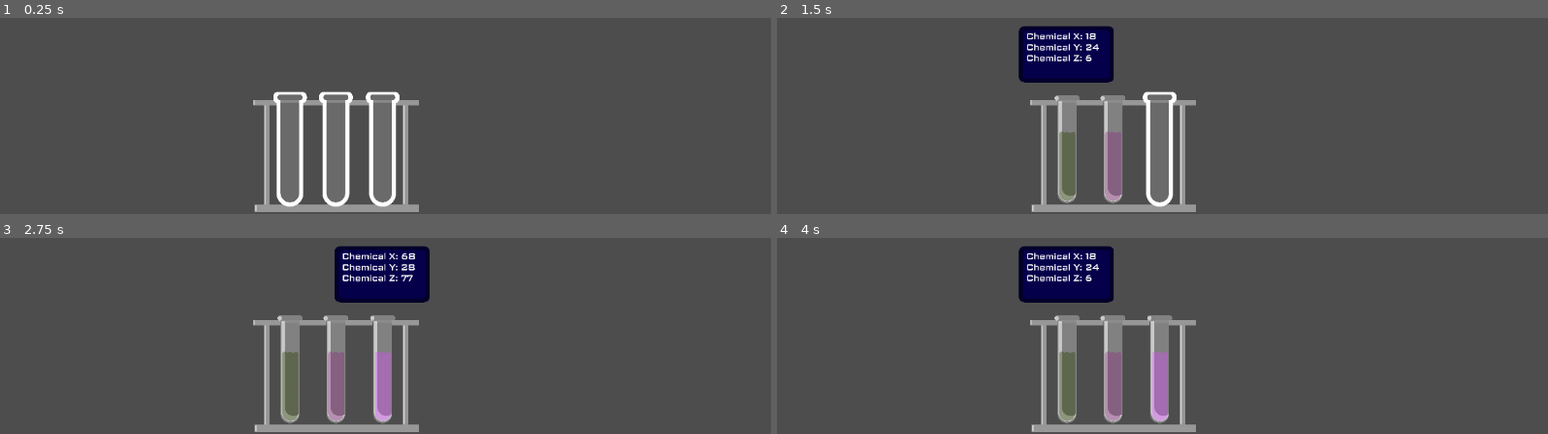
Above: before the commit, frames 1-4 (two rows, left to right).
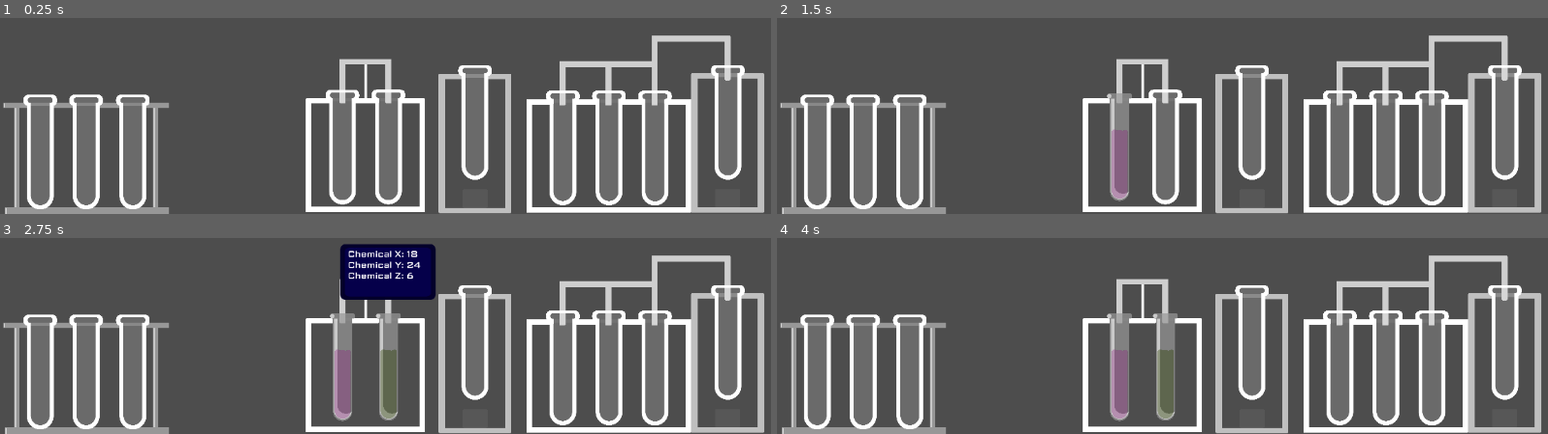
Above: after the commit, the same moments.

Repository: DevEhanTariq/godot-wild-jam-94
Game: Godot game, scene res://MainScenes/Workshop.tscn
The game is run twice, just before and just after one commit, with the same random seed, the same clock (stepped at 60 frames per second) and the same inputs.
Inputs (mouse positions are in pixels of both pictures, inside the frame that each line leads up to):
- Up to frame 1 (0.25 s): no input
- Up to frame 2 (1.5 s): click (1116, 149) at 0.52 s; click (1069, 149) at 1.27 s
- Up to frame 3 (2.75 s): click (385, 369) at 2.02 s
- Up to frame 4 (4 s): tap Enter at 2.75 s; move the mouse to (1116, 369) at 2.77 s; tap Space at 3.5 s; move the mouse to (1069, 369) at 3.52 s

The runs differ from the first frame. In frame 1, 33% of the frame differs, in the area x 0-100%, y 8-100%; in frame 2, 35%, in the area x 0-100%, y 3-100%; in frame 3, 33%; in frame 4, 35%.

Commit message:
Feat: You can now place Test Tubes into machines
- You can now place Test Tubes into machines

Diff:
--- a/ExtraScenes/Distiller.tscn
+++ b/ExtraScenes/Distiller.tscn
@@ -1,10 +1,25 @@
 [gd_scene format=3 uid="uid://wbep5vjrcadx"]
 
 [ext_resource type="Texture2D" uid="uid://bxt06p3i1sw6y" path="res://Assets/Art/Machines.png" id="1_a3enr"]
+[ext_resource type="Script" uid="uid://c743u2d1ddk41" path="res://ExtraScenes/distiller.gd" id="1_ub5mt"]
+[ext_resource type="PackedScene" uid="uid://v8hk2y0ur540" path="res://ExtraScenes/TestTubeOutline.tscn" id="2_7wtvf"]
 
 [node name="Distiller" type="Node2D" unique_id=5187908]
+script = ExtResource("1_ub5mt")
 
 [node name="Sprite2D" type="Sprite2D" parent="." unique_id=969297244]
 texture = ExtResource("1_a3enr")
 region_enabled = true
 region_rect = Rect2(1423, 0, 1764, 1320)
+
+[node name="TestTubeOutline" parent="." unique_id=398721132 instance=ExtResource("2_7wtvf")]
+position = Vector2(613, -15)
+
+[node name="TestTubeOutline2" parent="." unique_id=1967100351 instance=ExtResource("2_7wtvf")]
+position = Vector2(-269, 176)
+
+[node name="TestTubeOutline3" parent="." unique_id=2133590383 instance=ExtResource("2_7wtvf")]
+position = Vector2(-612, 176)
+
+[node name="TestTubeOutline4" parent="." unique_id=728456353 instance=ExtResource("2_7wtvf")]
+position = Vector2(72, 178)
--- a/ExtraScenes/Evaporator.tscn
+++ b/ExtraScenes/Evaporator.tscn
@@ -1,10 +1,16 @@
 [gd_scene format=3 uid="uid://dh7i3arh7e1sg"]
 
-[ext_resource type="Texture2D" uid="uid://bxt06p3i1sw6y" path="res://Assets/Art/Machines.png" id="1_s8fpb"]
+[ext_resource type="Script" uid="uid://cyo5jjtqy4kqr" path="res://ExtraScenes/evaporator.gd" id="1_0ac2k"]
+[ext_resource type="Texture2D" uid="uid://bxt06p3i1sw6y" path="res://Assets/Art/Machines.png" id="1_4xkhs"]
+[ext_resource type="PackedScene" uid="uid://v8hk2y0ur540" path="res://ExtraScenes/TestTubeOutline.tscn" id="2_0ac2k"]
 
 [node name="Evaporator" type="Node2D" unique_id=986601852]
+script = ExtResource("1_0ac2k")
 
 [node name="Sprite2D" type="Sprite2D" parent="." unique_id=547874656]
-texture = ExtResource("1_s8fpb")
+texture = ExtResource("1_4xkhs")
 region_enabled = true
 region_rect = Rect2(0, 0, 541, 1320)
+
+[node name="TestTubeOutline" parent="." unique_id=398721132 instance=ExtResource("2_0ac2k")]
+position = Vector2(0, -16)
--- a/ExtraScenes/Mixer.tscn
+++ b/ExtraScenes/Mixer.tscn
@@ -1,10 +1,19 @@
 [gd_scene format=3 uid="uid://c2pjwtub2fw8e"]
 
 [ext_resource type="Texture2D" uid="uid://bxt06p3i1sw6y" path="res://Assets/Art/Machines.png" id="1_xlg7d"]
+[ext_resource type="Script" uid="uid://eb6q8vntplql" path="res://ExtraScenes/mixer.gd" id="1_ydt57"]
+[ext_resource type="PackedScene" uid="uid://v8hk2y0ur540" path="res://ExtraScenes/TestTubeOutline.tscn" id="2_al4wj"]
 
 [node name="Mixer" type="Node2D" unique_id=980892426]
+script = ExtResource("1_ydt57")
 
 [node name="Sprite2D" type="Sprite2D" parent="." unique_id=1928426679]
 texture = ExtResource("1_xlg7d")
 region_enabled = true
 region_rect = Rect2(541, 0, 882, 1320)
+
+[node name="TestTubeOutline" parent="." unique_id=398721132 instance=ExtResource("2_al4wj")]
+position = Vector2(-170, 178)
+
+[node name="TestTubeOutline2" parent="." unique_id=11338475 instance=ExtResource("2_al4wj")]
+position = Vector2(171, 177)
--- /dev/null
+++ b/ExtraScenes/distiller.gd
@@ -0,0 +1,12 @@
+extends Node2D
+
+var TestTubes = []
+
+# Called when the node enters the scene tree for the first time.
+func _ready() -> void:
+	pass # Replace with function body.
+
+
+# Called every frame. 'delta' is the elapsed time since the previous frame.
+func _process(delta: float) -> void:
+	pass
--- /dev/null
+++ b/ExtraScenes/evaporator.gd
@@ -0,0 +1,12 @@
+extends Node2D
+
+var TestTubes = []
+
+# Called when the node enters the scene tree for the first time.
+func _ready() -> void:
+	pass # Replace with function body.
+
+
+# Called every frame. 'delta' is the elapsed time since the previous frame.
+func _process(delta: float) -> void:
+	pass
--- /dev/null
+++ b/ExtraScenes/mixer.gd
@@ -0,0 +1,12 @@
+extends Node2D
+
+var TestTubes = []
+
+# Called when the node enters the scene tree for the first time.
+func _ready() -> void:
+	pass # Replace with function body.
+
+
+# Called every frame. 'delta' is the elapsed time since the previous frame.
+func _process(delta: float) -> void:
+	pass
--- a/ExtraScenes/test_tube_outline.gd
+++ b/ExtraScenes/test_tube_outline.gd
@@ -11,17 +11,18 @@
 
 
 func _on_button_pressed() -> void:
-	var Outline = $Button
-	var TestTube = $TestTube
+	if len(Global.TestTubes) != 0:
+		var Outline = $Button
+		var TestTube = $TestTube
 
-	var localInventory = get_parent()
-	localInventory.TestTubes.append(Global.TestTubes[Global.Selected])
-	Global.RemoveTestTube()
+		var localInventory = get_parent()
+		localInventory.TestTubes.append(Global.TestTubes[Global.Selected])
+		Global.RemoveTestTube()
 
-	TestTube.CX = localInventory.TestTubes[-1][0]
-	TestTube.CY = localInventory.TestTubes[-1][1]
-	TestTube.CZ = localInventory.TestTubes[-1][2]
+		TestTube.CX = localInventory.TestTubes[-1][0]
+		TestTube.CY = localInventory.TestTubes[-1][1]
+		TestTube.CZ = localInventory.TestTubes[-1][2]
 
 
-	Outline.visible = false
-	TestTube.visible = true
+		Outline.visible = false
+		TestTube.visible = true
--- a/MainScenes/Workshop.tscn
+++ b/MainScenes/Workshop.tscn
@@ -1,16 +1,23 @@
 [gd_scene format=3 uid="uid://db6xpf45qwui5"]
 
 [ext_resource type="PackedScene" uid="uid://calr80v4crctk" path="res://ExtraScenes/TestTubeRack.tscn" id="1_464uu"]
-[ext_resource type="PackedScene" uid="uid://dj0vf6q66bnvu" path="res://ExtraScenes/Inventory.tscn" id="2_nu7tu"]
+[ext_resource type="PackedScene" uid="uid://c2pjwtub2fw8e" path="res://ExtraScenes/Mixer.tscn" id="2_0ds5k"]
+[ext_resource type="PackedScene" uid="uid://dh7i3arh7e1sg" path="res://ExtraScenes/Evaporator.tscn" id="3_eveyy"]
+[ext_resource type="PackedScene" uid="uid://wbep5vjrcadx" path="res://ExtraScenes/Distiller.tscn" id="4_srjkd"]
 
 [node name="Node" type="Node" unique_id=980191888]
 
 [node name="TestTubeRack" parent="." unique_id=1648364924 instance=ExtResource("1_464uu")]
-position = Vector2(-386, 1187)
+position = Vector2(-2240, 1208)
 
 [node name="Camera2D" type="Camera2D" parent="." unique_id=358243922]
 zoom = Vector2(0.2, 0.2)
 
-[node name="Inventory" parent="." unique_id=1397416667 instance=ExtResource("2_nu7tu")]
-z_index = -1
-position = Vector2(-1967, 986)
+[node name="Mixer" parent="." unique_id=980892426 instance=ExtResource("2_0ds5k")]
+position = Vector2(-167, 943)
+
+[node name="Evaporator" parent="." unique_id=986601852 instance=ExtResource("3_eveyy")]
+position = Vector2(647, 953)
+
+[node name="Distiller" parent="." unique_id=5187908 instance=ExtResource("4_srjkd")]
+position = Vector2(1911, 951)
Not shown, added: ExtraScenes/distiller.gd.uid
Not shown, added: ExtraScenes/evaporator.gd.uid
Not shown, added: ExtraScenes/mixer.gd.uid
